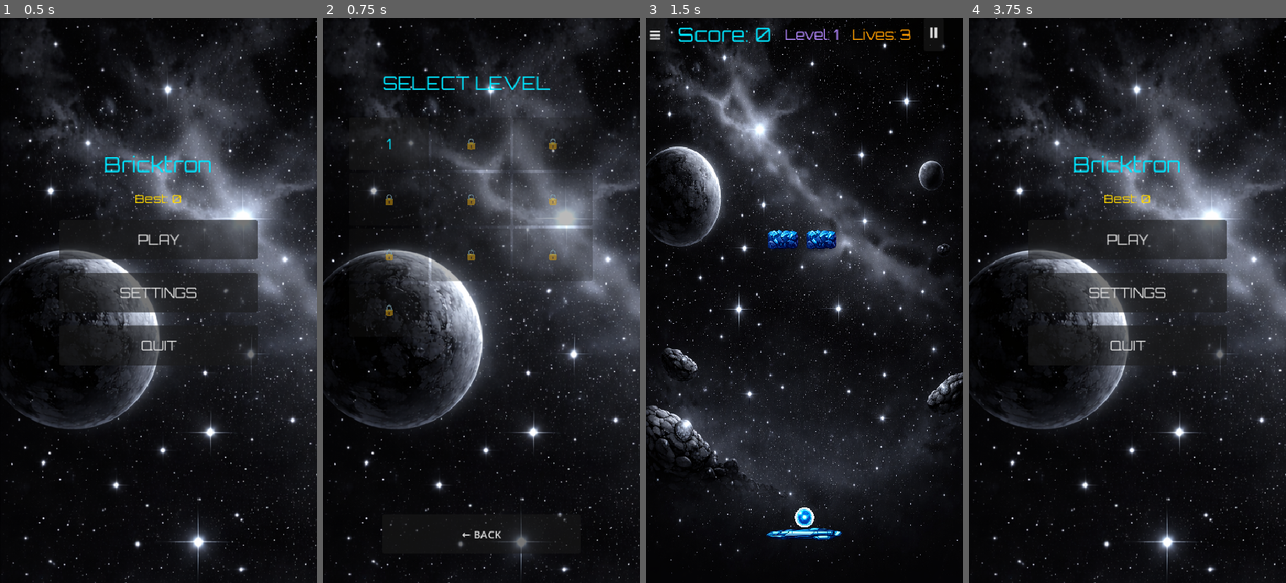
Above: before the commit, frames 1-4 (left to right).
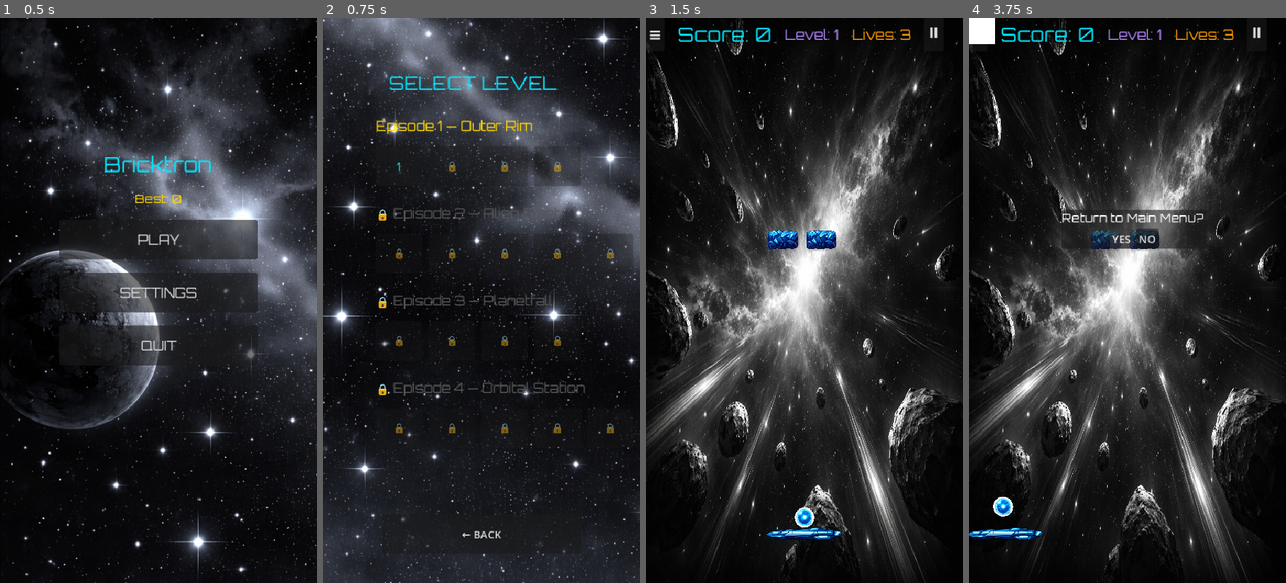
Above: after the commit, the same moments.

Repository: ilkkayli/godot-brick-breaker
Game: Godot game, scene res://MainMenu.tscn
Two runs of this game, one before a commit and one after it. Both use one fixed random seed, a clock stepped at 60 frames per second and the inputs below.
Inputs (mouse positions are in pixels of both pictures, inside the frame that each line leads up to):
- Up to frame 1 (0.5 s): no input
- Up to frame 2 (0.75 s): click "PLAY" at 0.5 s
- Up to frame 3 (1.5 s): click "1" at 1.25 s
- Up to frame 4 (3.75 s): click "≡" at 2 s; click (1257, 34) at 2.75 s, where only the run before the commit has a clickable "⏸"; click (1121, 238) at 3.5 s, where only the run before the commit has a clickable "YES"

Frame 1 is identical in both runs. In frame 2, 44% of the frame differs, in the area x 0-100%, y 0-100%; in frame 3, 42%; in frame 4, 46%.

Commit message:
Add episode structure, scrollable level select, episode-specific backgrounds and episode complete screen

Diff:
--- a/LevelComplete.gd
+++ b/LevelComplete.gd
@@ -6,14 +6,32 @@
 
 static var current_level: int = 1
 static var current_score: int = 0
+static var current_episode: int = 1
+static var episode_complete: bool = false
 
 func _ready() -> void:
 	$VBoxContainer/NextLevelButton.pressed.connect(_on_next_pressed)
 	$VBoxContainer/MenuButton.pressed.connect(_on_menu_pressed)
-	$VBoxContainer/LevelInfoLabel.text = "Level " + str(current_level - 1) + " → " + str(current_level)
+
+	if episode_complete:
+		$VBoxContainer/LevelCompleteLabel.text = "EPISODE COMPLETE!"
+		$VBoxContainer/LevelInfoLabel.text = "Episode " + str(current_episode) + " finished!"
+		$VBoxContainer/NextLevelButton.text = "NEXT EPISODE"
+	else:
+		$VBoxContainer/LevelCompleteLabel.text = "LEVEL COMPLETE!"
+		$VBoxContainer/LevelInfoLabel.text = "Level " + str(current_level - 1) + " → " + str(current_level)
+
 	$VBoxContainer/ScoreLabel.text = "Score: " + str(current_score)
+	size = get_viewport_rect().size
+	position = Vector2.ZERO
 
 func _on_next_pressed() -> void:
+	if episode_complete:
+		# Siirry seuraavaan episodiin
+		var next_episode = current_episode + 1
+		SaveManager.set_setting("current_episode", next_episode)
+		SaveManager.set_setting("current_level", 1)
+		SaveManager.set_setting("current_score", 0)
 	get_tree().call_deferred("change_scene_to_file", "res://main.tscn")
 
 func _on_menu_pressed() -> void:
--- a/LevelLoader.gd
+++ b/LevelLoader.gd
@@ -4,16 +4,14 @@
 const BRICK_SCENE = preload("res://Brick.tscn")
 const TOP_OFFSET = 80
 
-func load_level(level_number: int, parent: Node) -> int:
+func load_level(episode: int, level_number: int, parent: Node) -> int:
 	print("=== load_level kutsuttu ===")
 	print(get_stack())
-	var path = "res://levels/level_%d.txt" % level_number
+	var path = "res://levels/episode_%d/level_%d.txt" % [episode, level_number]
 
 	if not FileAccess.file_exists(path):
-		path = "res://levels/level_1.txt"
-		if not FileAccess.file_exists(path):
-			print("VIRHE: level_1.txt puuttuu!")
-			return 0
+		print("VIRHE: kenttää ei löydy: ", path)
+		return 0
 
 	print("Ladataan: ", path)
 	var file = FileAccess.open(path, FileAccess.READ)
--- a/LevelSelect.gd
+++ b/LevelSelect.gd
@@ -1,42 +1,70 @@
 extends Control
-class_name LevelSelect
 
-const TOTAL_LEVELS = 10
+const EPISODES = [
+	{"name": "Episode 1 — Outer Rim", "levels": 4},
+	{"name": "Episode 2 — Alien Fleet", "levels": 5},
+	{"name": "Episode 3 — Planetfall", "levels": 4},
+	{"name": "Episode 4 — Orbital Station", "levels": 5}
+]
 
 func _ready() -> void:
 	$BackButton.pressed.connect(_on_back_pressed)
-	_build_grid()
+	_build_list()
 
-func _build_grid() -> void:
-	print("Grid node: ", $GridContainer)
-	var highest_level = SaveManager.get_setting("highest_level", 1)
-	print("Highest level: ", highest_level)
-	var grid = $GridContainer
+func _build_list() -> void:
+	var container = $ScrollContainer/VBoxContainer
+	var font = load("res://assets/fonts/orbitron.ttf")
 
-	for i in range(1, TOTAL_LEVELS + 1):
-		var btn = Button.new()
-		btn.custom_minimum_size = Vector2(120, 80)
-		btn.text = str(i)
+	for ep_index in range(EPISODES.size()):
+		var episode = EPISODES[ep_index]
+		var ep_number = ep_index + 1
+		var unlocked = SaveManager.is_episode_unlocked(ep_number)
+		var highest = SaveManager.get_highest_level(ep_number)
 
-		# Aseta fontti
-		var font = load("res://assets/fonts/orbitron.ttf")
-		btn.add_theme_font_override("font", font)
-		btn.add_theme_font_size_override("font_size", 20)
+		# Episodin otsikko
+		var ep_label = Label.new()
+		ep_label.text = episode["name"] if unlocked else "🔒 " + episode["name"]
+		ep_label.add_theme_font_override("font", font)
+		ep_label.add_theme_font_size_override("font_size", 20)
+		if unlocked:
+			ep_label.add_theme_color_override("font_color", Color("#FFD700"))
+		else:
+			ep_label.add_theme_color_override("font_color", Color("#555555"))
+		ep_label.custom_minimum_size = Vector2(400, 40)
+		container.add_child(ep_label)
 
-		if i <= highest_level:
-			# Avattu kenttä
-			btn.add_theme_color_override("font_color", Color("#00E5FF"))
-			btn.pressed.connect(_on_level_pressed.bind(i))
-		else:
-			# Lukittu kenttä
-			btn.text = "🔒"
-			btn.disabled = true
-			btn.add_theme_color_override("font_color", Color("#555555"))
+		# Kenttänapit
+		var grid = GridContainer.new()
+		grid.columns = 5
+		grid.add_theme_constant_override("h_separation", 10)
+		grid.add_theme_constant_override("v_separation", 10)
+		container.add_child(grid)
 
-		grid.add_child(btn)
+		for lv in range(1, episode["levels"] + 1):
+			var btn = Button.new()
+			btn.custom_minimum_size = Vector2(70, 60)
+			btn.add_theme_font_override("font", font)
+			btn.add_theme_font_size_override("font_size", 18)
 
-func _on_level_pressed(level_number: int) -> void:
-	SaveManager.set_setting("current_level", level_number)
+			if unlocked and lv <= highest + 1:
+				btn.text = str(lv)
+				btn.add_theme_color_override("font_color", Color("#00E5FF"))
+				btn.pressed.connect(_on_level_pressed.bind(ep_number, lv))
+			else:
+				btn.text = "🔒"
+				btn.disabled = true
+				btn.add_theme_color_override("font_color", Color("#555555"))
+
+			grid.add_child(btn)
+
+		# Väli episodien välille
+		var spacer = Control.new()
+		spacer.custom_minimum_size = Vector2(0, 20)
+		container.add_child(spacer)
+
+func _on_level_pressed(episode: int, level: int) -> void:
+	SaveManager.set_setting("current_episode", episode)
+	SaveManager.set_setting("current_level", level)
 	SaveManager.set_setting("current_score", 0)
 	get_tree().call_deferred("change_scene_to_file", "res://main.tscn")
 
--- a/LevelSelect.tscn
+++ b/LevelSelect.tscn
@@ -6,35 +6,32 @@
 
 [node name="Control" type="Control" unique_id=111604693]
 layout_mode = 3
-anchors_preset = 0
-offset_right = 40.0
-offset_bottom = 40.0
+anchors_preset = 15
+anchor_right = 1.0
+anchor_bottom = 1.0
+grow_horizontal = 2
+grow_vertical = 2
 script = ExtResource("1_q3t17")
 
 [node name="Background" type="TextureRect" parent="." unique_id=1892594073]
-layout_mode = 0
-offset_right = 40.0
-offset_bottom = 40.0
+layout_mode = 1
+anchors_preset = 15
+anchor_right = 1.0
+anchor_bottom = 1.0
+grow_horizontal = 2
+grow_vertical = 2
 texture = ExtResource("1_ardn0")
 
 [node name="TitleLabel" type="Label" parent="." unique_id=522099701]
 layout_mode = 0
-offset_left = 90.0
+offset_left = 100.0
 offset_top = 80.0
-offset_right = 344.0
+offset_right = 354.0
 offset_bottom = 116.0
 theme_override_colors/font_color = Color(0, 0.8980392, 1, 1)
 theme_override_fonts/font = ExtResource("2_q3t17")
 theme_override_font_sizes/font_size = 28
 text = "SELECT LEVEL"
-
-[node name="GridContainer" type="GridContainer" parent="." unique_id=24629513]
-layout_mode = 0
-offset_left = 40.0
-offset_top = 150.0
-offset_right = 80.0
-offset_bottom = 190.0
-columns = 3
 
 [node name="BackButton" type="Button" parent="." unique_id=1350623941]
 layout_mode = 0
@@ -43,3 +40,18 @@
 offset_right = 390.0
 offset_bottom = 810.0
 text = "← BACK"
+
+[node name="ScrollContainer" type="ScrollContainer" parent="." unique_id=1447586247]
+layout_mode = 1
+anchors_preset = 15
+anchor_right = 1.0
+anchor_bottom = 1.0
+offset_left = 80.0
+offset_top = 150.0
+offset_right = 80.0
+offset_bottom = 150.0
+grow_horizontal = 2
+grow_vertical = 2
+
+[node name="VBoxContainer" type="VBoxContainer" parent="ScrollContainer" unique_id=1388671627]
+layout_mode = 2
--- a/Main.gd
+++ b/Main.gd
@@ -33,6 +33,7 @@
 @onready var pause_screen = $PauseLayer/Pause
 @onready var pause_button = $HUD/TopBar/PauseButton
 @onready var confirm_dialog = $ConfirmLayer/ConfirmDialog
+@onready var background = $Background
 
 const SLOW_DURATION: float = 8.0
 const SLOW_MULTIPLIER: float = 0.5
@@ -42,6 +43,7 @@
 func _ready() -> void:
 	level = SaveManager.get_setting("current_level", 1)
 	score = SaveManager.get_setting("current_score", 0)
+	_load_background()
 	spawn_bricks()
 	death_zone.body_entered.connect(_on_death_zone_body_entered)
 	update_hud()
@@ -51,10 +53,6 @@
 	game_over_screen.watch_ad.connect(_on_watch_ad)
 	pause_screen.resume_game.connect(_on_resume_pressed)
 	pause_screen.go_to_menu.connect(_on_menu_pressed)
-	pause_button.process_mode = Node.PROCESS_MODE_ALWAYS
-	$ConfirmLayer/ConfirmDialog/PanelContainer/VBoxContainer/HBoxContainer/YesButton.pressed.connect(_on_confirm_yes)
-	$ConfirmLayer/ConfirmDialog/PanelContainer/VBoxContainer/HBoxContainer/NoButton.pressed.connect(_on_confirm_no)
-	confirm_dialog.process_mode = Node.PROCESS_MODE_ALWAYS
 
 func _on_menu_pressed() -> void:
 	get_tree().paused = true
@@ -78,7 +76,8 @@
 	for child in get_children():
 		if child is StaticBody2D and child.has_method("hit"):
 			child.queue_free()
-	bricks_remaining = loader.load_level(level, self)
+	var episode = SaveManager.get_setting("current_episode", 1)
+	bricks_remaining = loader.load_level(episode, level, self)
 	for child in get_children():
 		if child is StaticBody2D and child.has_method("hit"):
 			if not child.brick_destroyed.is_connected(_on_brick_destroyed):
@@ -96,15 +95,32 @@
 		level_clear()
 
 func level_clear() -> void:
-	level += 1
-	update_hud()
-	ball.stop()
-	SaveManager.update_highest_level(level)
-	SaveManager.set_setting("current_level", level)
-	SaveManager.set_setting("current_score", score)
-	LevelComplete.current_level = level
-	LevelComplete.current_score = score
-	get_tree().call_deferred("change_scene_to_file", "res://LevelComplete.tscn")
+	var episode = SaveManager.get_setting("current_episode", 1)
+	var episode_levels = SaveManager.get_episode_level_count(episode)
+
+	SaveManager.update_highest_level(episode, level)
+
+	if level >= episode_levels:
+		# Episodi läpäisty
+		LevelComplete.current_level = level
+		LevelComplete.current_score = score
+		LevelComplete.episode_complete = true
+		LevelComplete.current_episode = episode
+		ball.stop()
+		SaveManager.set_setting("current_score", score)
+		get_tree().call_deferred("change_scene_to_file", "res://LevelComplete.tscn")
+	else:
+		# Seuraava level samassa episodissa
+		level += 1
+		update_hud()
+		ball.stop()
+		LevelComplete.current_level = level
+		LevelComplete.current_score = score
+		LevelComplete.episode_complete = false
+		LevelComplete.current_episode = episode
+		SaveManager.set_setting("current_level", level)
+		SaveManager.set_setting("current_score", score)
+		get_tree().call_deferred("change_scene_to_file", "res://LevelComplete.tscn")
 
 func _on_death_zone_body_entered(body: Node) -> void:
 	if not (body is CharacterBody2D and body.has_method("set_speed")):
@@ -259,3 +275,15 @@
 func _on_resume_pressed() -> void:
 	get_tree().paused = false
 	pause_screen.visible = false
+
+func _load_background() -> void:
+	print("Background node: ", background)
+	var episode = SaveManager.get_setting("current_episode", 1)
+	print("Episode: ", episode)
+	var path = "res://assets/backgrounds/bg_episode_%d.png" % episode
+	print("Path: ", path)
+	print("Exists: ", ResourceLoader.exists(path))
+	if ResourceLoader.exists(path):
+		background.texture = load(path)
+		background.scale = Vector2(480.0 / 1536.0, 854.0 / 1024.0)
+		background.position = Vector2(240, 427)
--- a/SaveManager.gd
+++ b/SaveManager.gd
@@ -13,6 +13,29 @@
 	_data[key] = value
 	_save()
 
+func update_highest_level(episode: int, level: int) -> void:
+	var key = "highest_ep%d_level" % episode
+	var current = get_setting(key, 0)
+	if level > current:
+		set_setting(key, level)
+
+func get_highest_level(episode: int) -> int:
+	return get_setting("highest_ep%d_level" % episode, 0)
+
+func is_episode_unlocked(episode: int) -> bool:
+	if episode == 1:
+		return true
+	var prev_levels = get_episode_level_count(episode - 1)
+	return get_highest_level(episode - 1) >= prev_levels
+
+func get_episode_level_count(episode: int) -> int:
+	match episode:
+		1: return 4
+		2: return 5
+		3: return 4
+		4: return 5
+	return 0
+
 func _save() -> void:
 	var file = FileAccess.open(SAVE_PATH, FileAccess.WRITE)
 	file.store_string(JSON.stringify(_data))
@@ -24,8 +47,3 @@
 		var text = file.get_as_text()
 		file.close()
 		_data = JSON.parse_string(text)
-
-func update_highest_level(level: int) -> void:
-	var current_highest = get_setting("highest_level", 1)
-	if level > current_highest:
-		set_setting("highest_level", level)
Binary file added: assets/backgrounds/bg_episode_1.png
Not shown, added: assets/backgrounds/bg_episode_1.png.import
Binary file added: assets/backgrounds/bg_episode_2.png
Not shown, added: assets/backgrounds/bg_episode_2.png.import
Not shown, added: levels/episode_1/level_1.txt
Not shown, added: levels/episode_1/level_2.txt
Not shown, added: levels/episode_1/level_3.txt
Not shown, added: levels/episode_1/level_4.txt
Not shown, added: levels/episode_2/level_1.txt
Not shown, added: levels/episode_2/level_2.txt
Not shown, added: levels/episode_2/level_3.txt
Not shown, added: levels/episode_3/level_1.txt
(and 5 more such lines)
